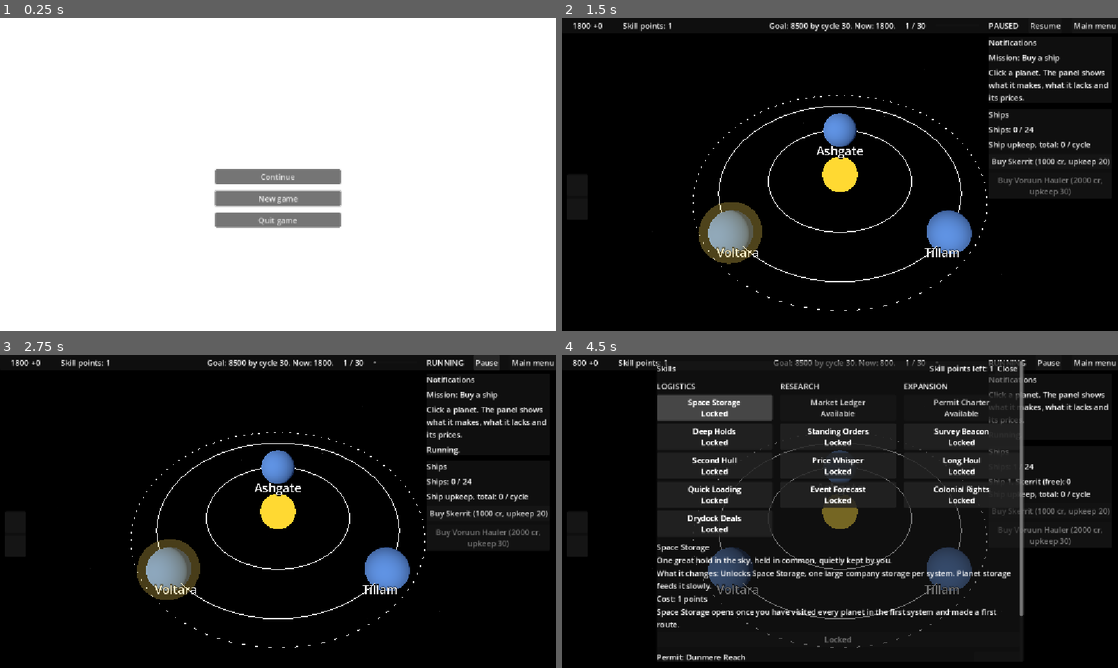
Above: before the commit, frames 1-4 (two rows, left to right).
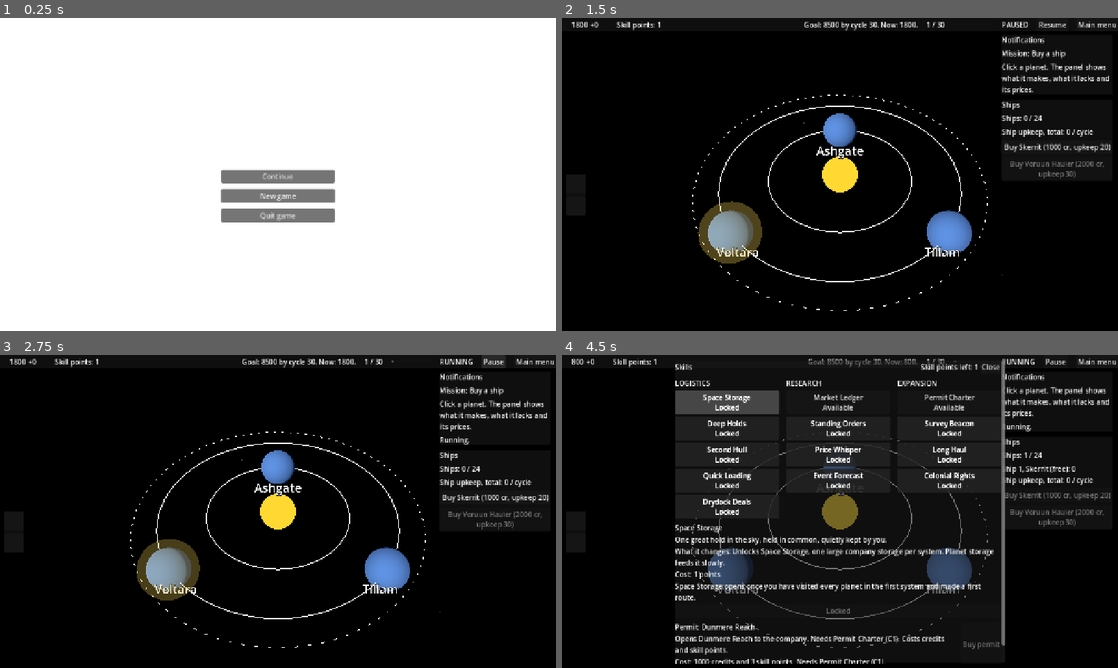
Above: after the commit, the same moments.

Repository: Veltrynox/star-bazaar
Game: Godot game, scene res://game/main_menu.tscn
Same seed, same stepped clock (60 frames per second), same inputs: the game is played once before the commit and once after it.
Inputs (mouse positions are in pixels of both pictures, inside the frame that each line leads up to; where the layout moved, square brackets give the same spot in the first picture):
- Up to frame 1 (0.25 s): no input
- Up to frame 2 (1.5 s): click "New game" at 0.5 s; click "Begin" at 1.25 s
- Up to frame 3 (2.75 s): click "Resume" at 2 s
- Up to frame 4 (4.5 s): click (573, 520) [578, 520] at 2.75 s; click "Buy Skerrit (1000 cr, upkeep …" at 3.5 s; click "Space Storage Locked" at 4.25 s

The runs differ from the first frame. In frame 1, 1.9% of the frame differs, in the area x 38-62%, y 48-68%; in frame 2, 4.9%; in frame 3, 5.0%; in frame 4, 18%, in the area x 1-100%, y 1-99%.

Commit message:
Update project settings

Diff:
--- a/project.godot
+++ b/project.godot
@@ -17,8 +17,13 @@
 
 [display]
 
+window/size/viewport_width=1280
+window/size/viewport_height=720
 window/stretch/mode="canvas_items"
-window/stretch/aspect="expand"
+
+[gui]
+
+theme/custom="res://design/theme/star_bazaar.tres"
 
 [physics]
 
@@ -30,3 +35,4 @@
 renderer/rendering_method="mobile"
 textures/vram_compression/import_s3tc_bptc=true
 textures/vram_compression/import_etc2_astc=true
+environment/defaults/default_clear_color=Color(0.0392, 0.0471, 0.0667, 1)
